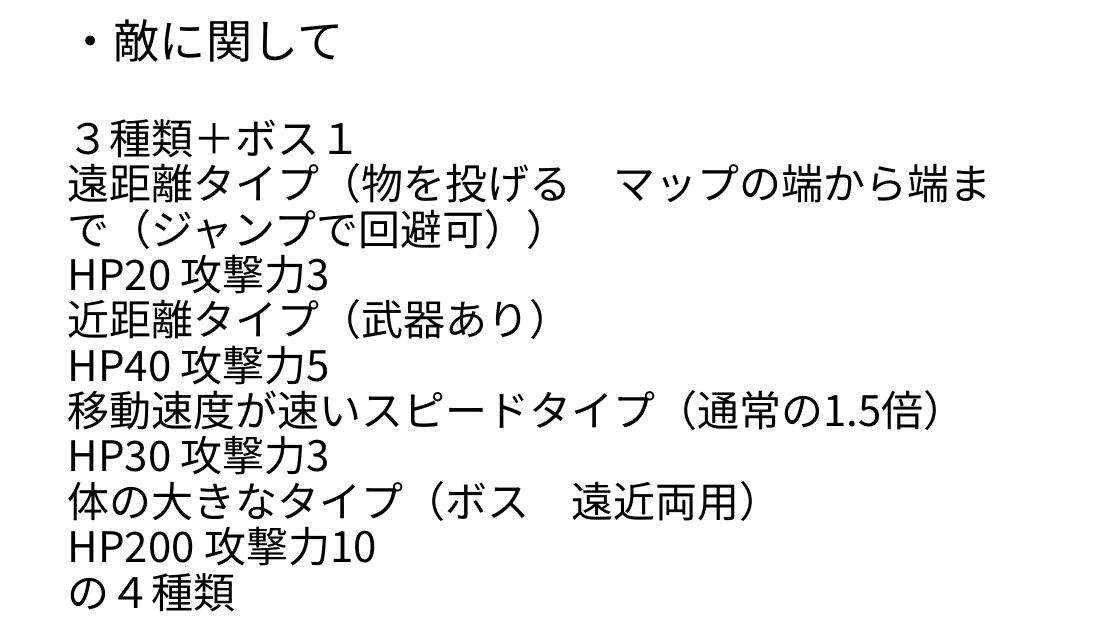
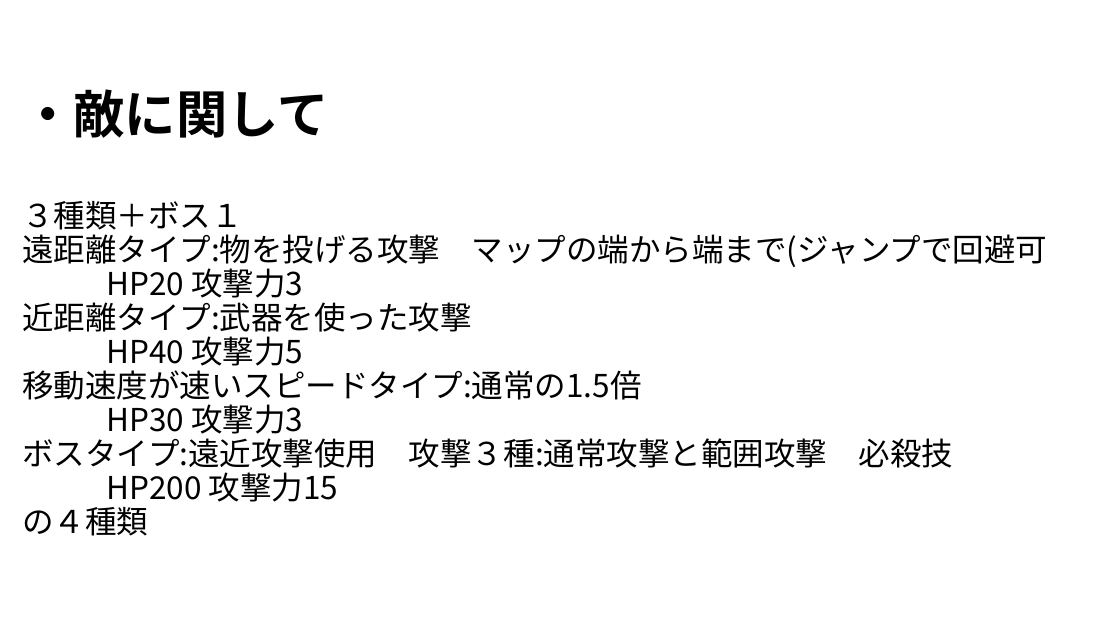
Before and after one commit to GCLUC2019/GameProject, a slide deck: slide 5 of Fukuyama/福山チーム/企画書＆スケジュール/ゲームキャンプ企画書.pptx. Drawn at 1120x630 pixels with LibreOffice and Linux fonts; fonts in the diff are those of the drawing. Boxes give left, top, right and bottom in pixels: in the first picture for what was removed or moved away, otherwise in the second. Text is boxed around its words. In the diff, an @@ line names an element or a change of style, - is before the commit and + after.

```diff
--- a/Fukuyama/福山チーム/企画書＆スケジュール/ゲームキャンプ企画書.pptx
+++ b/Fukuyama/福山チーム/企画書＆スケジュール/ゲームキャンプ企画書.pptx
@@ title at bbox=[22, 89, 1047, 536]: text changed; size 36 to 27 pt @@
-・敵に関して
-３種類＋ボス１
-遠距離タイプ（物を投げる マップの端から端まで（ジャンプで回避可））
-HP20 攻撃力3
-近距離タイプ（武器あり）
-HP40 攻撃力5
-移動速度が速いスピードタイプ（通常の1.5倍）
-HP30 攻撃力3
-体の大きなタイプ（ボス 遠近両用）
-HP200 攻撃力10
-の４種類
+・敵に関して
+３種類＋ボス１
+遠距離タイプ:物を投げる攻撃 マップの端から端まで(ジャンプで回避可
+HP20 攻撃力3
+近距離タイプ:武器を使った攻撃
+HP40 攻撃力5
+移動速度が速いスピードタイプ:通常の1.5倍
+HP30 攻撃力3
+ボスタイプ:遠近攻撃使用 攻撃３種:通常攻撃と範囲攻撃 必殺技
+HP200 攻撃力15
+の４種類
```
Also in this commit, not shown: 6 other slides changed, 4 other files.
